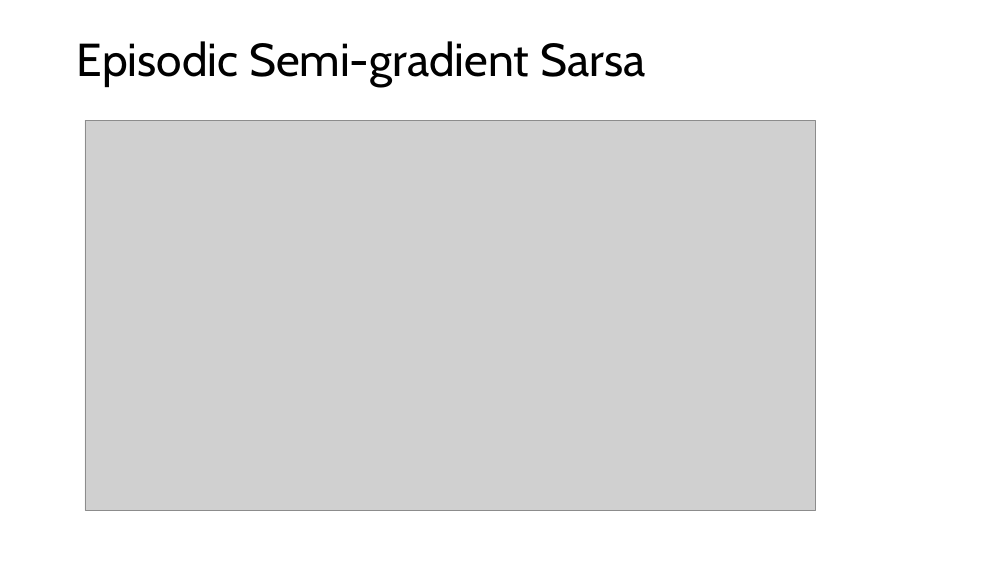
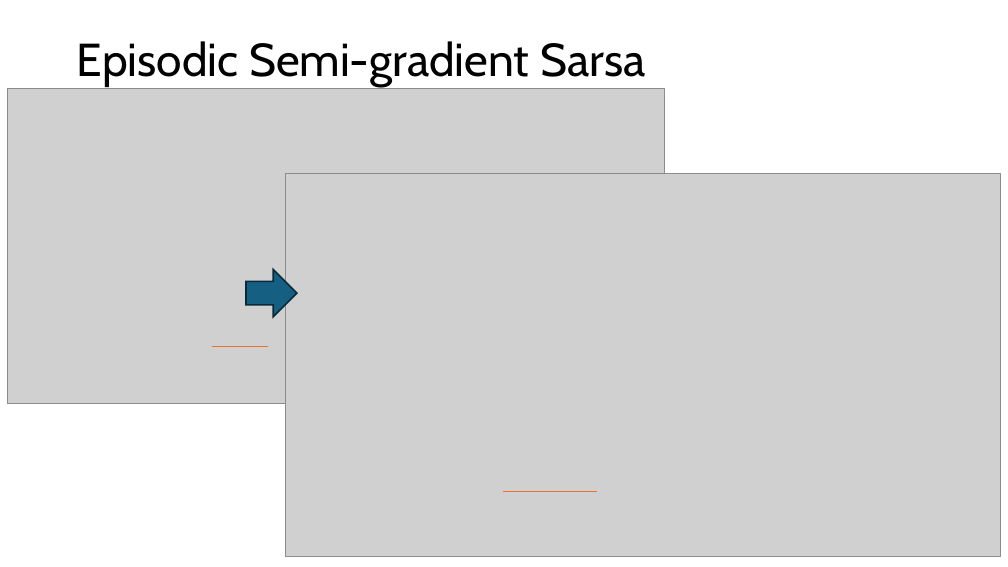
Before and after one commit to mhahsler/Introduction_to_Reinforcement_Learning, a slide deck: slide 31 of slides/Lecture_Chapter09.pptx (slide 30 before the commit). Drawn at 1008x567 pixels with LibreOffice and Linux fonts; fonts in the diff are those of the drawing; grey boxes stand for pictures. Boxes give left, top, right and bottom in pixels: in the first picture for what was removed or moved away, otherwise in the second. Text is boxed around its words. In the diff, an @@ line names an element or a change of style, - is before the commit and + after.

```diff
--- a/slides/Lecture_Chapter09.pptx
+++ b/slides/Lecture_Chapter09.pptx
@@ picture added at [8, 88, 665, 404] @@
@@ picture: place and size @@
-picture at [85, 120, 815, 510]
+picture at [285, 173, 1000, 557]
@@ right arrow added at [246, 270, 296, 317], fill #156082, outline #092A39 1.5 pt @@
@@ line added from (212, 346) to (268, 346), #E97132 1.5 pt @@
@@ line added from (504, 492) to (597, 492), #E97132 1.5 pt @@
```
Also in this commit, not shown: 5 other slides changed, 2 slides added, 2 slides removed, 3 other files.
